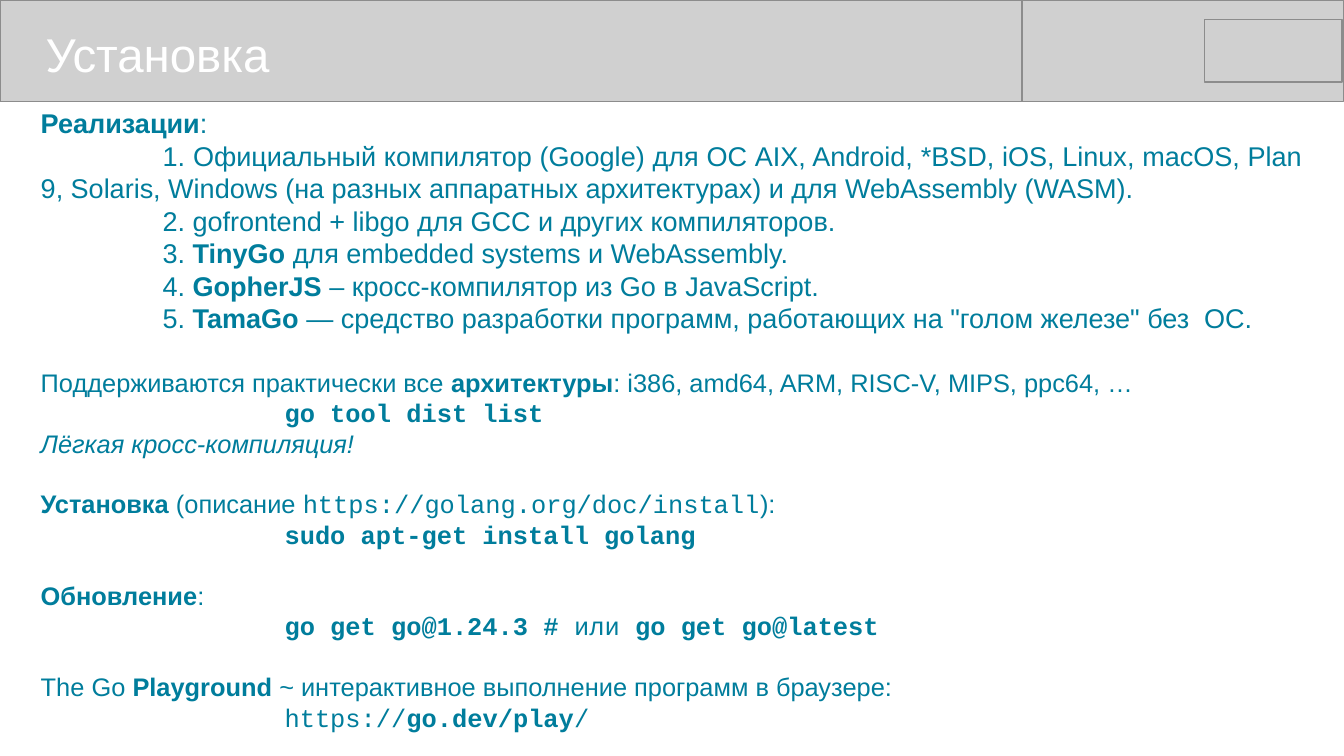
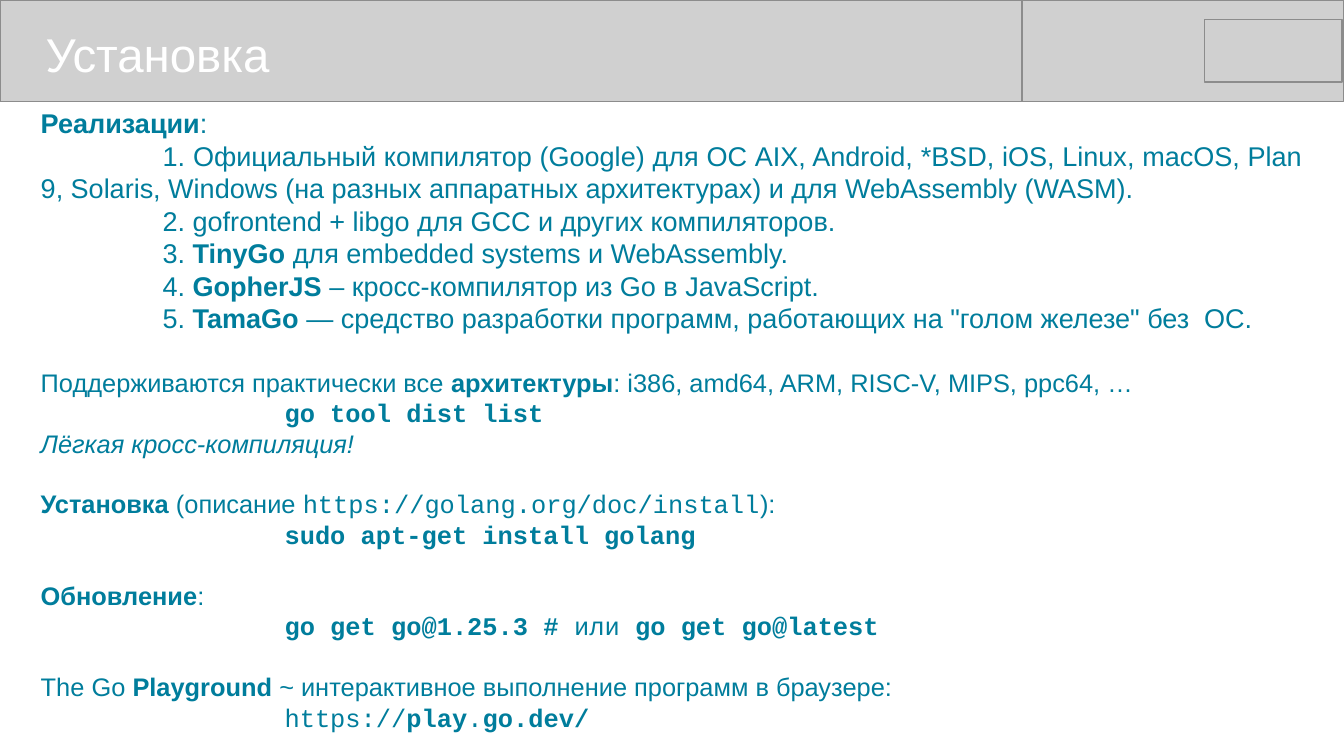
Before and after one commit to mike-shock/Go_language, a slide deck: slide 8 of Go_Preview.odp. Drawn at 1344x756 pixels with LibreOffice and Linux fonts; fonts in the diff are those of the drawing; grey boxes stand for pictures. Boxes give left, top, right and bottom in pixels: in the first picture for what was removed or moved away, otherwise in the second. Text is boxed around its words. In the diff, an @@ line names an element or a change of style, - is before the commit and + after.

```diff
--- a/Go_Preview.odp
+++ b/Go_Preview.odp
@@ text at <box>285,617,879,641</box>: text changed @@
-go get go@1.24.3 # или go get go@latest
+go get go@1.25.3 # или go get go@latest
@@ text at <box>285,708,590,733</box>: text changed @@
-https://go.dev/play/
+https://play.go.dev/
```
Also in this commit, not shown: 10 other slides changed, 1 other file.
